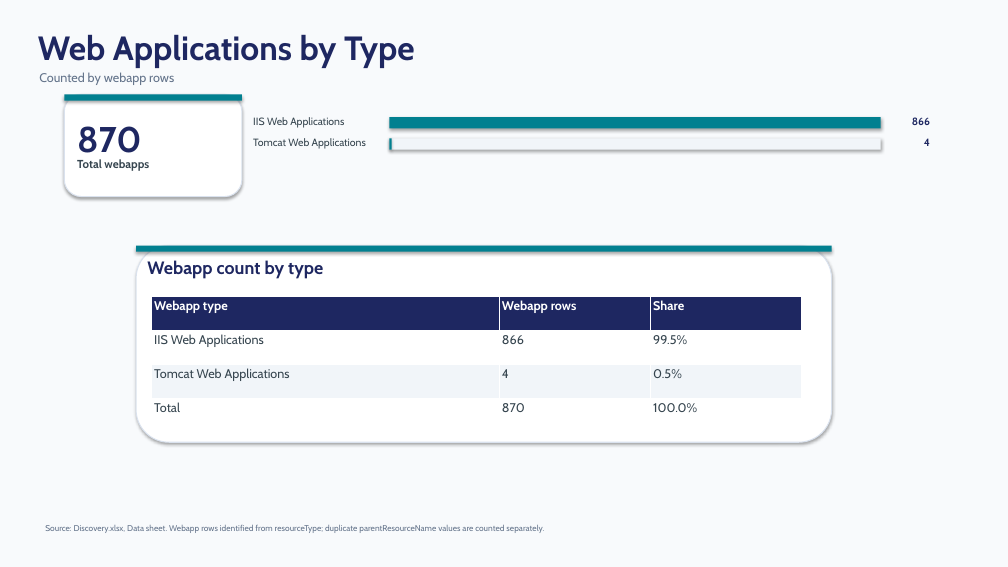
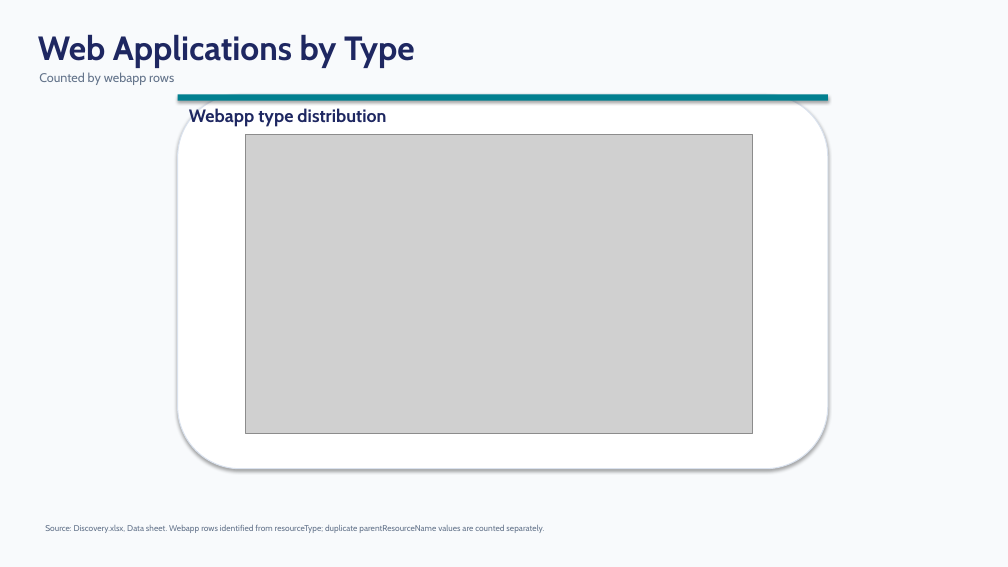
Before and after one commit to Trevor-Davis/azmigrate, a slide deck: slide 11 of test-out.pptx. Drawn at 1008x567 pixels with LibreOffice and Linux fonts; fonts in the diff are those of the drawing; grey boxes stand for pictures. Boxes give left, top, right and bottom in pixels: in the first picture for what was removed or moved away, otherwise in the second. Text is boxed around its words. In the diff, an @@ line names an element or a change of style, - is before the commit and + after.

```diff
--- a/test-out.pptx
+++ b/test-out.pptx
@@ rounded rectangle removed at (x1=64, y1=95, x2=242, y2=197) @@
@@ rectangle removed at (x1=64, y1=95, x2=242, y2=101) @@
@@ rounded rectangle resized from (x1=136, y1=246, x2=832, y2=442) to (x1=178, y1=95, x2=828, y2=469) @@
@@ rectangle resized from (x1=389, y1=117, x2=881, y2=129) to (x1=178, y1=95, x2=828, y2=101) @@
@@ text added at (x1=189, y1=108, x2=386, y2=127), 17 pt, text #1E2761, bold @@
+Webapp type distribution
@@ text removed at (x1=253, y1=117, x2=344, y2=128) @@
-IIS Web Applications
@@ text removed at (x1=912, y1=117, x2=930, y2=125) @@
-866
@@ text removed at (x1=77, y1=126, x2=141, y2=160) @@
-870
@@ picture added at (x1=246, y1=135, x2=752, y2=433) @@
@@ text removed at (x1=253, y1=138, x2=366, y2=149) @@
-Tomcat Web Applications
@@ rectangle removed at (x1=389, y1=138, x2=881, y2=150) @@
@@ rectangle removed at (x1=389, y1=138, x2=392, y2=150) @@
@@ text removed at (x1=924, y1=138, x2=930, y2=146) @@
-4
@@ text removed at (x1=77, y1=159, x2=149, y2=171) @@
-Total webapps
@@ rectangle removed at (x1=136, y1=246, x2=832, y2=252) @@
@@ text removed at (x1=147, y1=260, x2=323, y2=279) @@
-Webapp count by type
@@ table removed at (x1=151, y1=296, x2=802, y2=433), 4 rows, 3 columns @@
-Webapp type | Webapp rows | Share
-IIS Web Applications | 866 | 99.5%
-Tomcat Web Applications | 4 | 0.5%
-Total | 870 | 100.0%
```
Also in this commit, not shown: 1 other slide changed, 2 other files.
